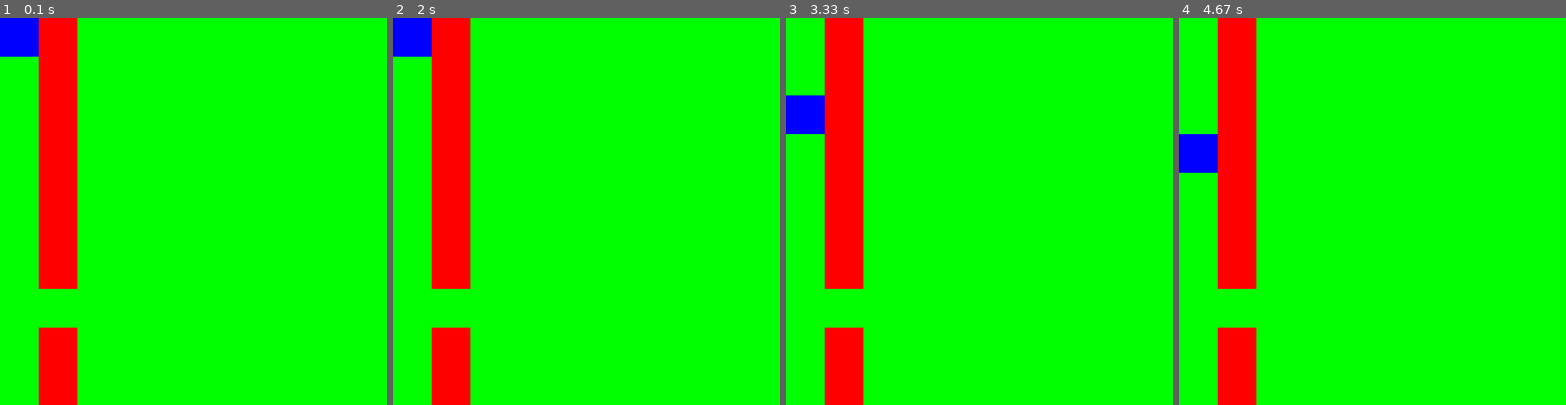
Above: before the commit, frames 1-4 (left to right).
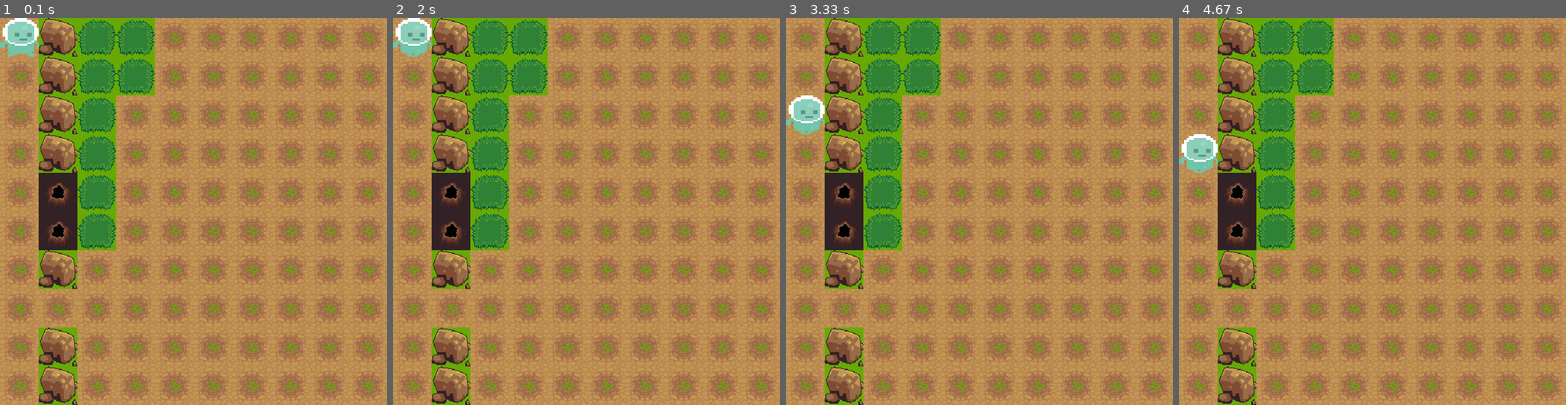
Above: after the commit, the same moments.

Repository: annagiszczak/empowerment
Game: pygame game, started from empower.py
The game is run twice, just before and just after one commit, with the same random seed, the same clock (stepped at 60 frames per second) and the same inputs.
Inputs:
- Up to frame 1 (0.1 s): no input
- Up to frame 2 (2 s): no input
- Up to frame 3 (3.33 s): no input
- Up to frame 4 (4.67 s): no input

The runs differ from the first frame. In frame 1, 100% of the frame differs, in the area x 0-100%, y 0-100%; in frame 2, 100%; in frame 3, 100%; in frame 4, 100%.

Commit message:
dodanie ruchu

Diff:
--- a/empower.py
+++ b/empower.py
@@ -17,6 +17,8 @@
 screen = pygame.display.set_mode((width, height))
 pygame.display.set_caption("Empowerment")
 clock = pygame.time.Clock()
+background = pygame.Surface((width, height))
+background.fill((103, 169, 0))
 # test_font = pygame.font.Font('./font/Pixeltype.ttf', 50)
 
 
@@ -25,6 +27,7 @@
     WALL = 1
     HOLE = -1
     BOX = 2
+    GRASS = 3
 
 
 class Actions(Enum):
@@ -37,16 +40,29 @@
     DO_LEFT = 6
     DO_RIGHT = 7
 
-class Agent:
+class Agent(pygame.sprite.Sprite):
     def __init__(self, x, y):
+        super().__init__()
         self.x = x
         self.y = y
-        self.surface = pygame.Surface((width/n,height/m))
-        self.surface.fill("Blue")
-        # self.coords = np.array([x,y])
+
+        #
+        player_walk_1 = pygame.image.load('graphics/player/player_walk_1.png').convert_alpha()
+        player_walk_1 = pygame.transform.scale(player_walk_1, (width/n,height/m))
+        player_walk_2 = pygame.image.load('graphics/player/player_walk_2.png').convert_alpha()
+        player_walk_2 = pygame.transform.scale(player_walk_2, (width/n,height/m))
+        self.player_walk = [player_walk_1,player_walk_2]
+        self.player_index = 0
+        self.surface = self.player_walk[self.player_index]
+        self.surface = pygame.transform.scale(self.surface, (width/n,height/m))
+        #
+
+        # self.surface = pygame.image.load('graphics/player.png').convert_alpha()
+        # self.surface = pygame.transform.scale(self.surface, (width/n,height/m))
 
     def draw_agent(self):
         screen.blit(self.surface, (self.x*width/n,self.y*height/m))
+        self.animation_state()
 
     def do(self, action, mapa):
         if(action == Actions.UP.value and self.y > 0 and self.y < n and mapa[self.y-1][self.x] != Tiles.WALL.value and mapa[self.y-1][self.x] != Tiles.HOLE.value):
@@ -101,26 +117,41 @@
         print(indices[i], "\n")
         return indices[i] #wziac losowa wartosc z najwiekszych wartosci
 
+    def animation_state(self):
+        self.player_index += 1
+        if self.player_index >= len(self.player_walk):self.player_index = 0
+        self.surface = self.player_walk[int(self.player_index)]
+        print(int(self.player_index))
 
 
 class Our_map:
     def __init__(self):
-        self.coords = np.array([[0,1,0,0,0,0,0,0,0,0],
-                                [0,1,0,0,0,0,0,0,0,0],
-                                [0,1,0,0,0,0,0,0,0,0],
-                                [0,1,0,0,0,0,0,0,0,0],
-                                [0,1,0,0,0,0,0,0,0,0],
-                                [0,1,0,0,0,0,0,0,0,0],
+        self.coords = np.array([[0,1,3,3,0,0,0,0,0,0],
+                                [0,1,3,3,0,0,0,0,0,0],
+                                [0,1,3,0,0,0,0,0,0,0],
+                                [0,1,3,0,0,0,0,0,0,0],
+                                [0,-1,3,0,0,0,0,0,0,0],
+                                [0,-1,3,0,0,0,0,0,0,0],
                                 [0,1,0,0,0,0,0,0,0,0],
                                 [0,0,0,0,0,0,0,0,0,0],
                                 [0,1,0,0,0,0,0,0,0,0],
                                 [0,1,0,0,0,0,0,0,0,0]])
-        self.path_surface = pygame.Surface((width/n,height/m))
-        self.wall_surface = pygame.Surface((width/n,height/m))
-        self.hole_surface = pygame.Surface((width/n,height/m))
-        self.path_surface.fill("Green")
-        self.wall_surface.fill("Red")
-        self.hole_surface.fill("Black")
+        self.path_surface = pygame.image.load('graphics/path.png').convert_alpha() #!
+        self.path_surface = pygame.transform.scale(self.path_surface, (width/n,height/m)) #!
+        self.grass_surface = pygame.image.load('graphics/grass.png').convert_alpha()  #!
+        self.grass_surface = pygame.transform.scale(self.grass_surface, (width/n,height/m)) #!
+        self.wall_surface = pygame.image.load('graphics/bigstone.png').convert_alpha()  #! convert()
+        self.wall_surface = pygame.transform.scale(self.wall_surface, (width/n,height/m)) #!
+        self.hole_surface = pygame.image.load('graphics/hole.png').convert()  #!
+        self.hole_surface = pygame.transform.scale(self.hole_surface, (width/n,height/m)) #!
+
+
+        # self.path_surface = pygame.Surface((width/n,height/m))
+        # self.wall_surface = pygame.Surface((width/n,height/m))
+        # self.hole_surface = pygame.Surface((width/n,height/m))
+        # self.path_surface.fill("Green")
+        # self.wall_surface.fill("Red")
+        # self.hole_surface.fill("Black")
 
 
     def draw_map(self):
@@ -133,7 +164,8 @@
                     screen.blit(self.wall_surface, (j*width/n,i*height/m))
                 elif(self.coords[i,j] == Tiles.HOLE.value):
                     screen.blit(self.hole_surface, (j*width/n,i*height/m))
-
+                elif(self.coords[i,j] == Tiles.GRASS.value):
+                    screen.blit(self.grass_surface, (j*width/n,i*height/m))
 
 our_map = Our_map()
 agent = Agent(0,0)
@@ -142,10 +174,12 @@
         if event.type == pygame.QUIT:
             pygame.quit()
             exit()
+    screen.blit(background, (0, 0))
     our_map.draw_map()
     agent.draw_agent()
     agent.do(agent.empowered(our_map.coords), our_map.coords)
 
 
+
     pygame.display.update()
     clock.tick(3)
Binary file added: graphics/player/jump.png
Binary file added: graphics/player/player_stand.png
Binary file added: graphics/player/player_walk_1.png
Binary file added: graphics/player/player_walk_2.png
